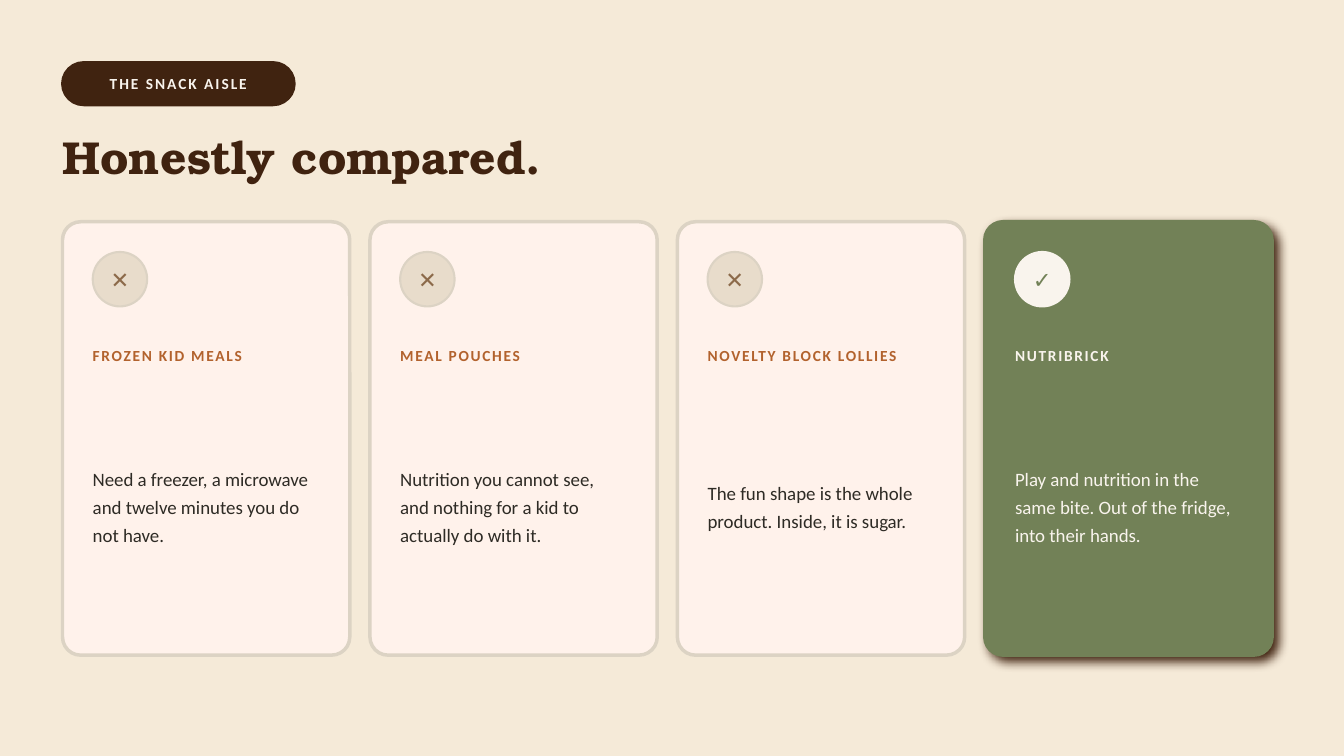
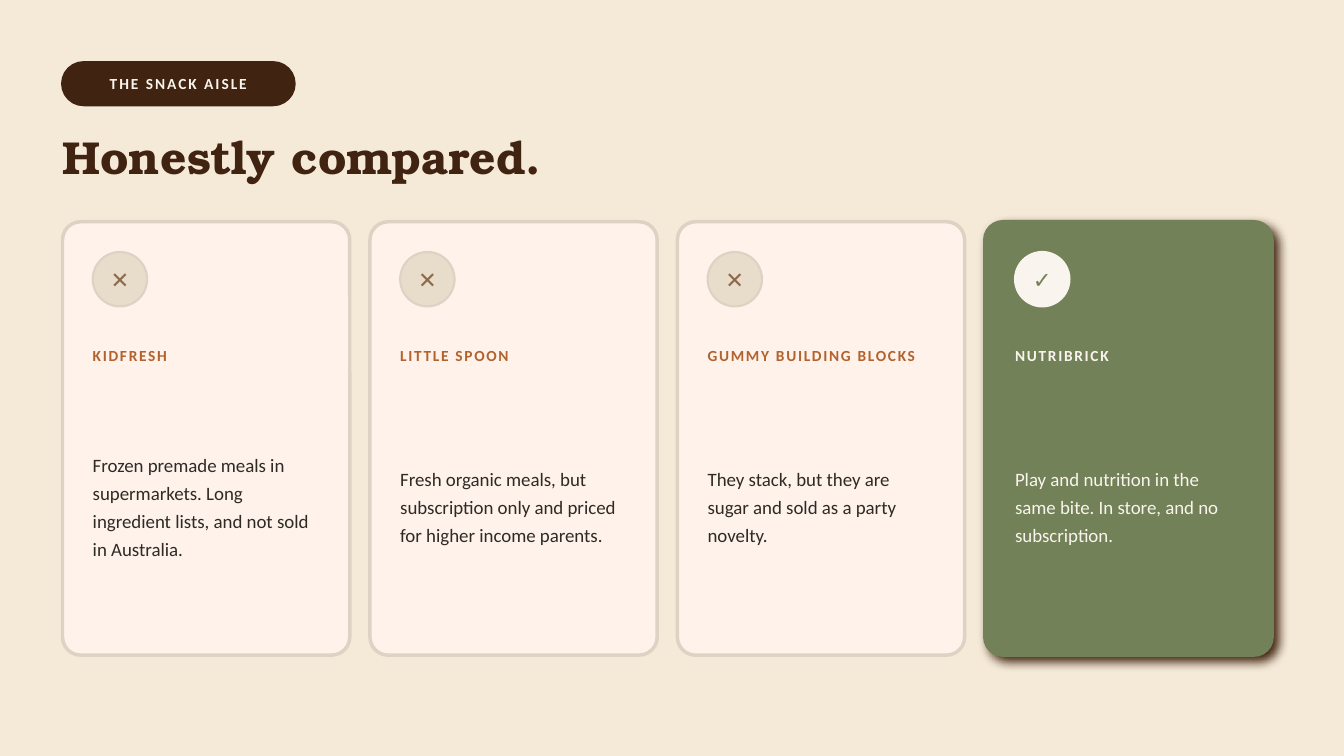
Before and after one commit to kohan1/NutriBrick, a slide deck: slide 6 of docs/NutriBrick-pitch.pptx. Drawn at 1344x756 pixels with LibreOffice and Linux fonts; fonts in the diff are those of the drawing. Boxes give left, top, right and bottom in pixels: in the first picture for what was removed or moved away, otherwise in the second. Text is boxed around its words. In the diff, an @@ line names an element or a change of style, - is before the commit and + after.

```diff
--- a/docs/NutriBrick-pitch.pptx
+++ b/docs/NutriBrick-pitch.pptx
@@ text at [93,351,167,361]: text changed @@
-FROZEN KID MEALS
+KIDFRESH
@@ text at [400,351,508,361]: text changed @@
-MEAL POUCHES
+LITTLE SPOON
@@ text at [708,331,935,381]: text changed @@
-NOVELTY BLOCK LOLLIES
+GUMMY BUILDING BLOCKS
@@ text at [93,459,309,556]: text changed @@
-Need a freezer, a microwave and twelve minutes you do not have.
+Frozen premade meals in supermarkets. Long ingredient lists, and not sold in Australia.
@@ text at [400,473,616,546]: text changed @@
-Nutrition you cannot see, and nothing for a kid to actually do with it.
+Fresh organic meals, but subscription only and priced for higher income parents.
@@ text at [708,473,896,545]: text changed @@
-The fun shape is the whole product. Inside, it is sugar.
+They stack, but they are sugar and sold as a party novelty.
@@ text at [1015,473,1218,545]: text changed @@
-Play and nutrition in the same bite. Out of the fridge, into their hands.
+Play and nutrition in the same bite. In store, and no subscription.
```
Also in this commit, not shown: 1 other slide changed, 1 slide added, 2 other files.
